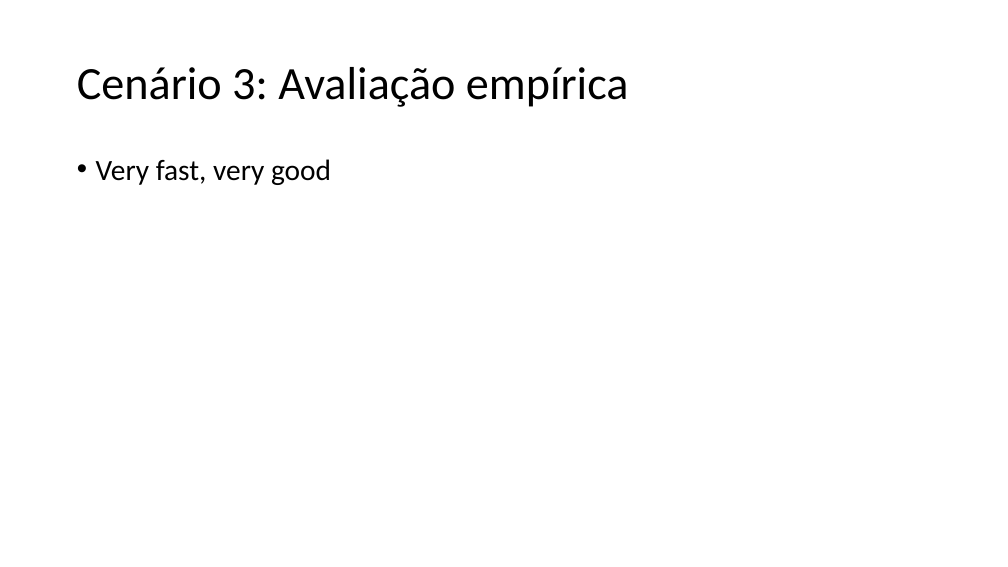
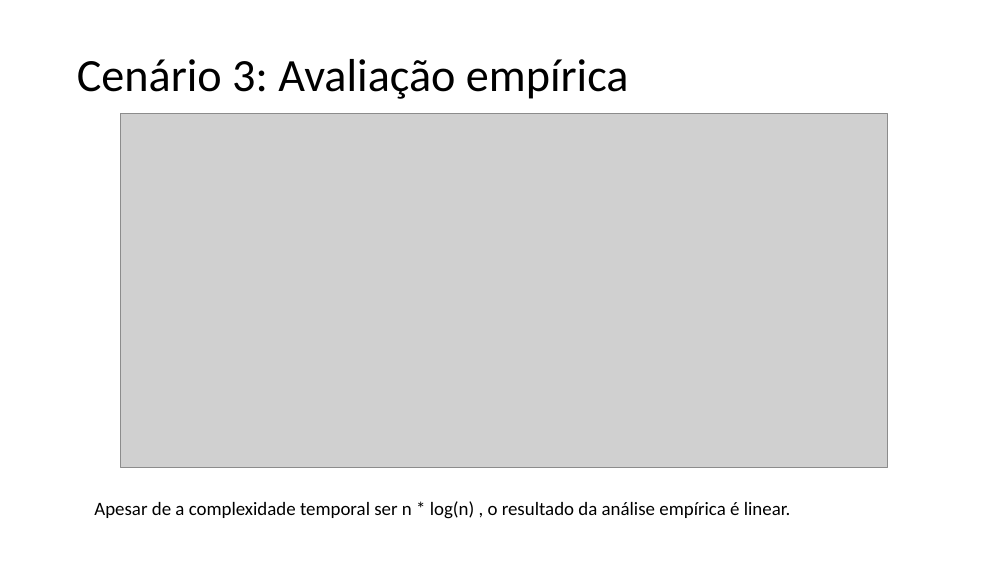
Before and after one commit to afs202005277/UrbanLogisticsOptimizer, a slide deck: slide 14 of Apresentacao.pptx. Drawn at 1008x567 pixels with LibreOffice and Linux fonts; fonts in the diff are those of the drawing; grey boxes stand for pictures. Boxes give left, top, right and bottom in pixels: in the first picture for what was removed or moved away, otherwise in the second. Text is boxed around its words. In the diff, an @@ line names an element or a change of style, - is before the commit and + after.

Commit message:
modified ppt

```diff
--- a/Apresentacao.pptx
+++ b/Apresentacao.pptx
@@ title "Cenário 3: Avaliação empírica": place and size @@
-title "Cenário 3: Avaliação empírica" at [77,67,629,107]
+title "Cenário 3: Avaliação empírica" at [77,59,629,99]
@@ picture added at [121,113,888,468] @@
@@ text removed at [96,159,331,185] @@
-• Very fast, very good
@@ text added at [94,501,790,519], 18 pt, text #000000 @@
+Apesar de a complexidade temporal ser n * log(n) , o resultado da análise empírica é linear.
```
